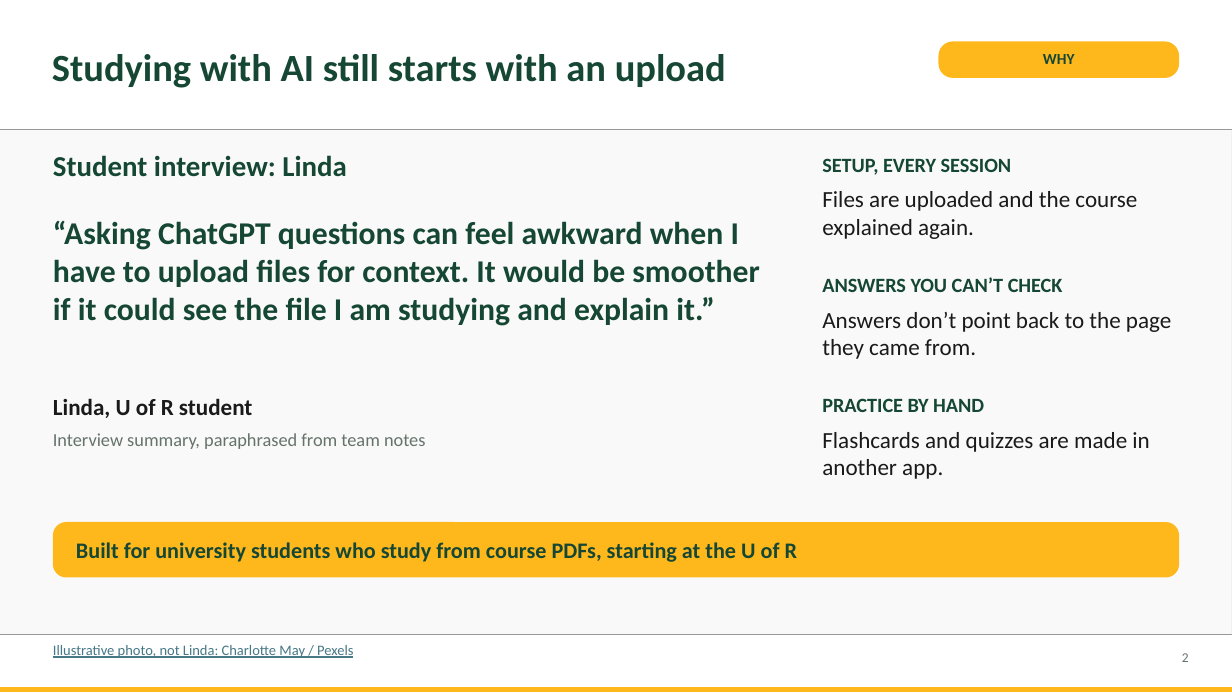
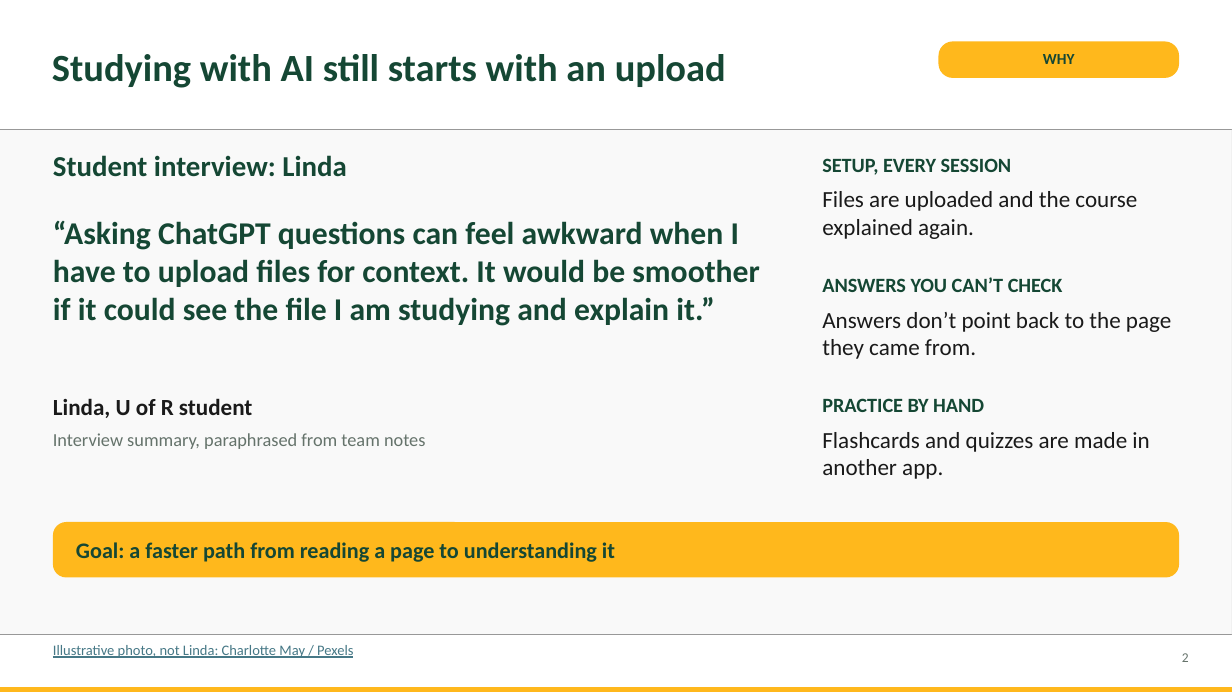
Before and after one commit to Binborg1/Final-2027, a slide deck: slide 2 of docs/03-pitch/ENSE400_Final_Pitch_Cultivator.pptx. Drawn at 1232x693 pixels with LibreOffice and Linux fonts; fonts in the diff are those of the drawing; grey boxes stand for pictures. Boxes give left, top, right and bottom in pixels: in the first picture for what was removed or moved away, otherwise in the second. Text is boxed around its words. In the diff, an @@ line names an element or a change of style, - is before the commit and + after.

```diff
--- a/docs/03-pitch/ENSE400_Final_Pitch_Cultivator.pptx
+++ b/docs/03-pitch/ENSE400_Final_Pitch_Cultivator.pptx
@@ text at box(76, 542, 615, 562): text changed @@
-Built for university students who study from course PDFs, starting at the U of R
+Goal: a faster path from reading a page to understanding it
```
Also in this commit, not shown: 4 other slides changed, 2 slides added, 1 other file.
